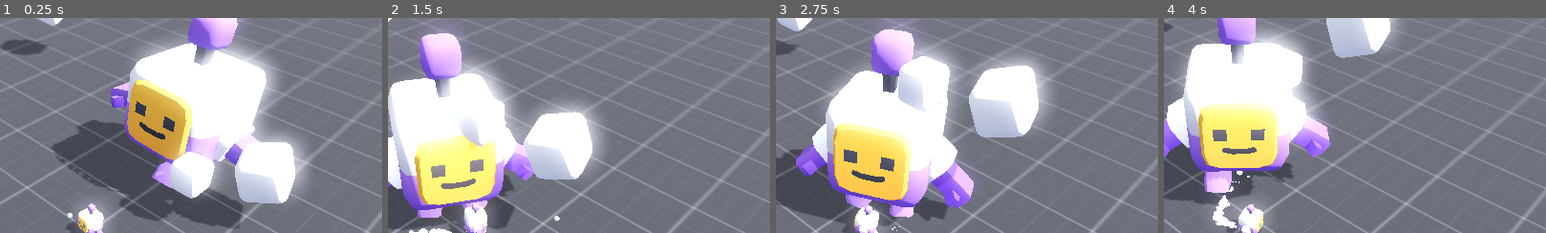
Above: before the commit, frames 1-4 (left to right).
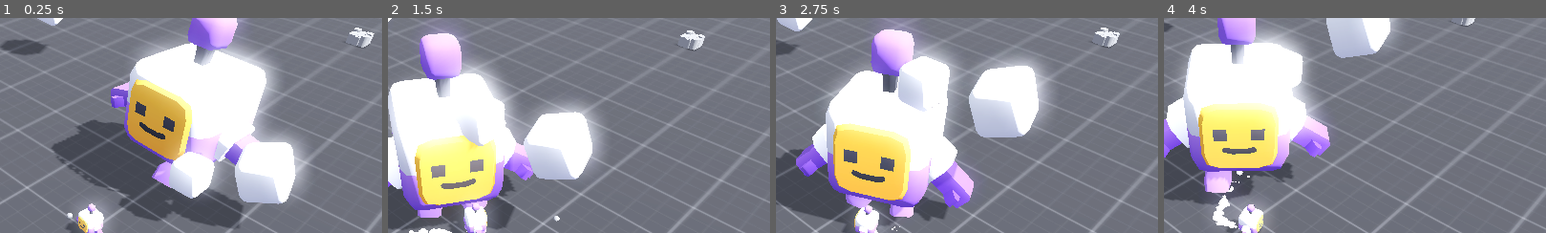
Above: after the commit, the same moments.

Repository: JejeB/Bosh_Rush_Game_Jam
Game: Godot game, scene res://scenes/main.tscn
The game is run twice, just before and just after one commit, with the same random seed, the same clock (stepped at 60 frames per second) and the same inputs.
Inputs (mouse positions are % of the whole screen's width and height, from its top left):
- Up to frame 1 (0.25 s): no input
- Up to frame 2 (1.5 s): move the mouse to (72, 45) at 0.52 s; hold D (move_right) 0.53-1.28 s; click (72, 45) at 0.6 s; tap Q (swap_button) at 0.8, 1.35 s; move the mouse to (30, 55) at 1.27 s; hold S (move_back) from 1.28 s (still down)
- Up to frame 3 (2.75 s): click (30, 55) at 1.55 s; move the mouse to (60, 28) at 2.02 s; release S (move_back) at 2.03 s; hold D (move_right) from 2.03 s (still down); click (60, 28) at 2.1 s; tap Q (swap_button) at 2.3 s
- Up to frame 4 (4 s): move the mouse to (45, 70) at 2.77 s; release D (move_right) at 2.78 s; hold W (move_forward) 2.78-3.53 s; tap Q (swap_button) at 2.85, 3.8 s; click (45, 70) at 3.05 s; move the mouse to (80, 65) at 3.52 s; hold A (move_left) from 3.53 s (still down); click (80, 65) at 3.6 s
The pictures show only the part of the screen within x 38-88%, y 0-50%; the shares and areas given below are measured in that part.

The runs differ from the first frame. In frame 1, 0.3% of the frame differs, in the area x 90-98%, y 4-14%; in frame 2, 0.3%, in the area x 75-83%, y 5-16%; in frame 3, 0.3%; in frame 4, less than 0.1%.

Commit message:
Add swap key a

Diff:
--- a/scenes/main.tscn
+++ b/scenes/main.tscn
@@ -102,4 +102,8 @@
 transform = Transform3D(1, 0, 0, 0, 1, 0, 0, 0, 1, 0, 0.509874, 10.0378)
 player = NodePath("../../Player")
 
+[node name="swappable_object3" parent="SwapObject" node_paths=PackedStringArray("player") instance=ExtResource("9_enp3u")]
+transform = Transform3D(1, 0, 0, 0, 1, 0, 0, 0, 1, 0, 0.520863, -19.7149)
+player = NodePath("../../Player")
+
 [connection signal="input_event" from="Ground/MeshInstance3D/StaticBody3D" to="Ground/MeshInstance3D/StaticBody3D" method="_on_input_event"]
--- a/scripts/player.gd
+++ b/scripts/player.gd
@@ -17,6 +17,7 @@
 
 var jump_single = true
 var jump_double = true
+var swap_is_activated = false
 
 var coins = 0
 
@@ -33,6 +34,7 @@
 
 	# Handle functions
 
+	handle_action(delta)
 	#handle_controls(delta)
 	handle_point_and_click(delta)
 	handle_gravity(delta)
@@ -123,3 +125,11 @@
 		if transform.origin.distance_to(target) < .5:
 			target = Vector3.ZERO
 			movement_velocity = Vector3.ZERO
+
+func handle_action(delta):
+	if Input.is_action_just_pressed("swap_button"):
+		print("SWAPPP")
+		swap_is_activated = true
+
+	if Input.is_action_just_pressed("click_gauche"):
+		swap_is_activated = false
--- a/scripts/swappable_object.gd
+++ b/scripts/swappable_object.gd
@@ -13,13 +13,15 @@
 
 
 func _on_static_body_3d_input_event(camera, event, position, normal, shape_idx):
-	if event is InputEventMouseButton and event.pressed:
+	if event is InputEventMouseButton and event.pressed and player.swap_is_activated:
+
 		var object_position = self.get_position()
 		var player_position = player.position
 
 		# change position
 		self.set_position(player_position)
 		player.set_position(object_position)
+		player.target = Vector3.ZERO
 
 		print("position clicke: " + str(position))
 		print("player position: "+ str(player.position))
